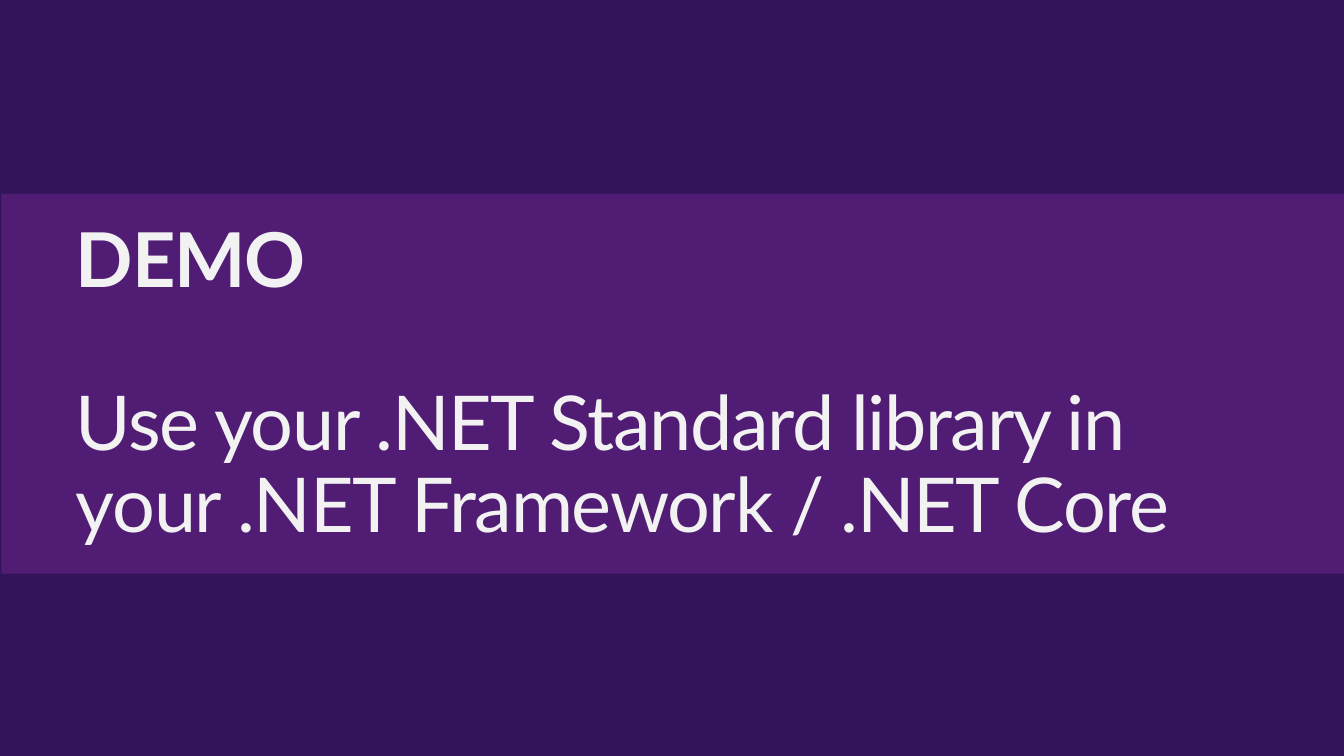
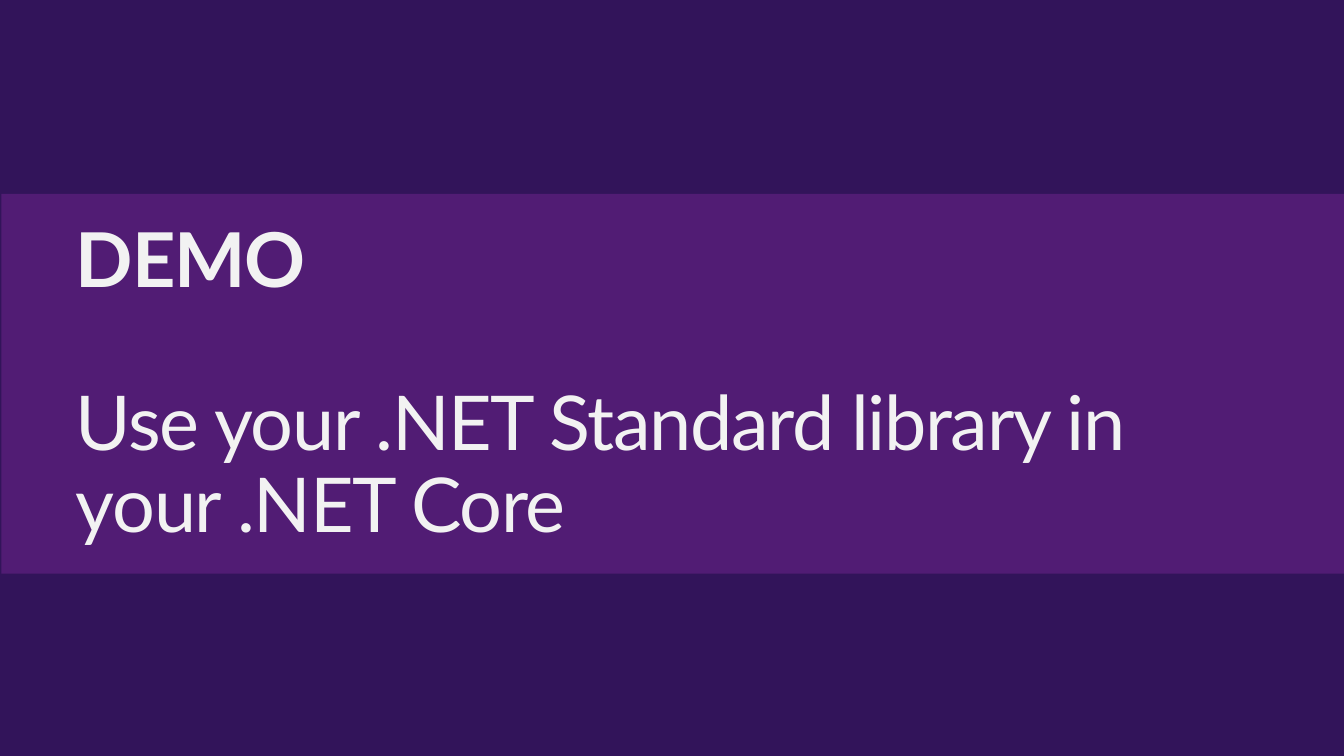
Before and after one commit to DotNetConfTh/dotnetconfth.github.io, a slide deck: slide 18 of dotnetconf/Technical/Decks/Aaron_NetStandard/Build Great Libraries using .NET Standard-Aaron.pptx. Drawn at 1344x756 pixels with LibreOffice and Linux fonts; fonts in the diff are those of the drawing; background and template pictures are left out. Boxes give left, top, right and bottom in pixels: in the first picture for what was removed or moved away, otherwise in the second. Text is boxed around its words. In the diff, an @@ line names an element or a change of style, - is before the commit and + after.

Commit message:
update .NET class library Windows SDK path closing presentation

```diff
--- a/dotnetconf/Technical/Decks/Aaron_NetStandard/Build Great Libraries using .NET Standard-Aaron.pptx
+++ b/dotnetconf/Technical/Decks/Aaron_NetStandard/Build Great Libraries using .NET Standard-Aaron.pptx
@@ title at (x1=76, y1=231, x2=1126, y2=545): text changed @@
-DEMO
-Use your .NET Standard library in
-your .NET Framework / .NET Core
+DEMO
+Use your .NET Standard library in
+your .NET Core
```
Also in this commit, not shown: 1 other slide changed, 1 other file.
